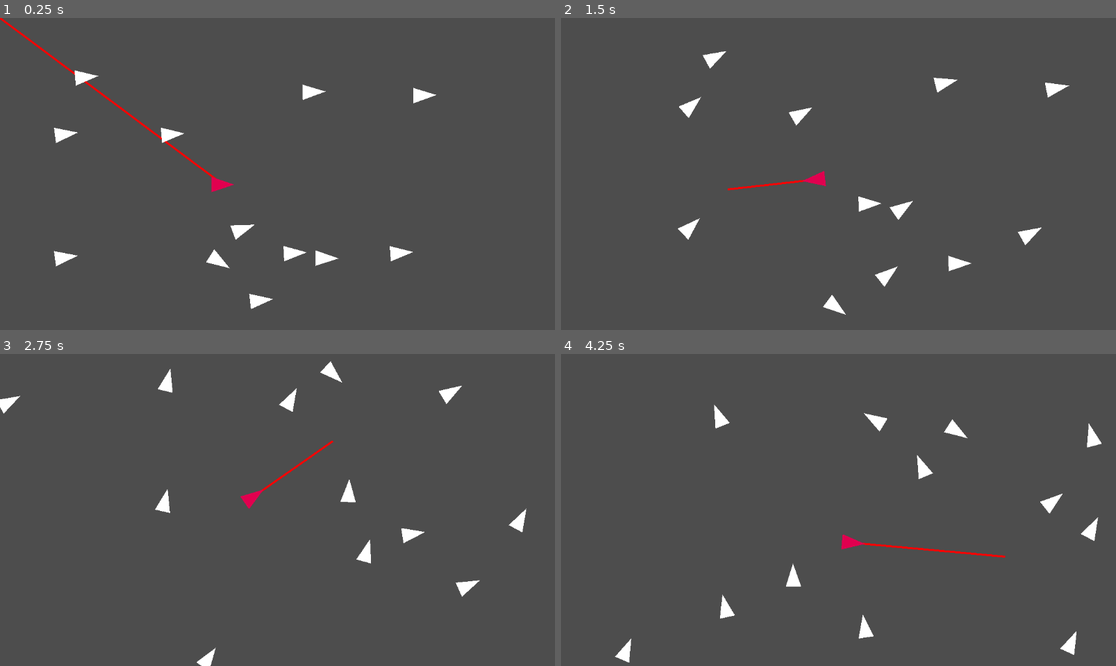
Above: before the commit, frames 1-4 (two rows, left to right).
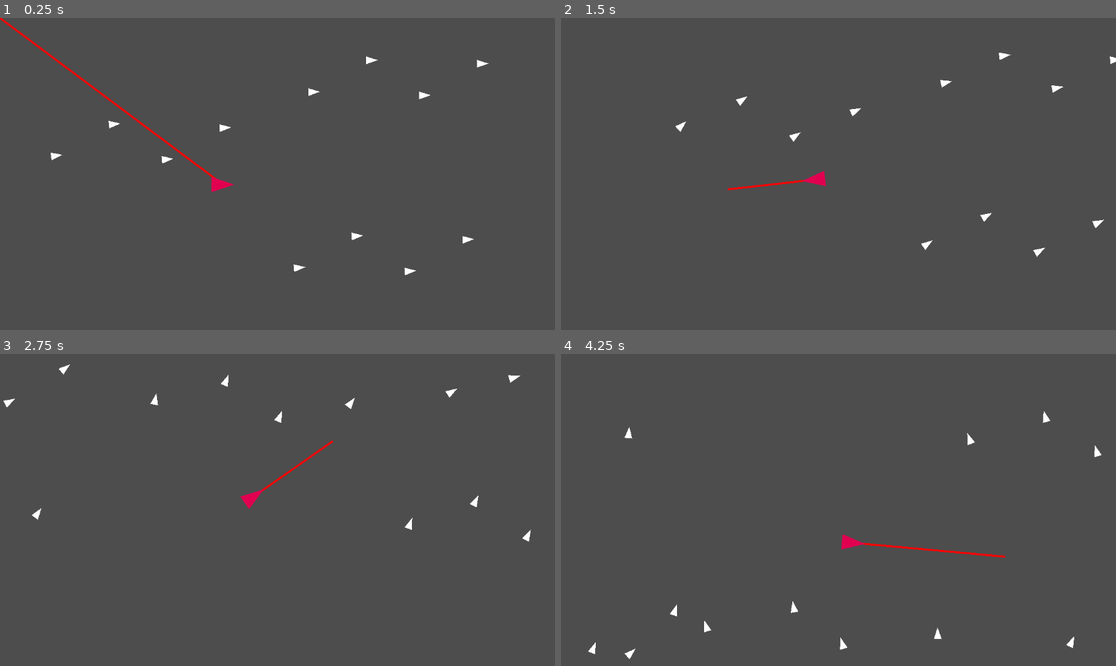
Above: after the commit, the same moments.

Repository: Izendi/boids_v3
Game: Godot game, scene res://scenes/main.tscn
Same seed, same stepped clock (60 frames per second), same inputs: the game is played once before the commit and once after it.
Inputs (mouse positions are in pixels of both pictures, inside the frame that each line leads up to):
- Up to frame 1 (0.25 s): no input
- Up to frame 2 (1.5 s): move the mouse to (960, 158) at 0.52 s; press the mouse at (960, 158) at 0.53 s; move the mouse to (727, 189) at 1.27 s; release the mouse at (727, 189) at 1.28 s; click (727, 189) at 1.35 s
- Up to frame 3 (2.75 s): move the mouse to (333, 441) at 2.02 s; press the mouse at (333, 441) at 2.03 s
- Up to frame 4 (4.25 s): move the mouse to (810, 572) at 2.77 s; release the mouse at (810, 572) at 2.78 s; click (810, 572) at 2.85 s; move the mouse to (1005, 556) at 3.52 s; press the mouse at (1005, 556) at 3.53 s

The runs differ from the first frame. In frame 1, 1.6% of the frame differs, in the area x 9-89%, y 12-94%; in frame 2, 1.6%; in frame 3, 1.5%; in frame 4, 1.6%, in the area x 4-98%, y 16-99%.

Commit message:
minor improvements and setting up for a UI that controls the global elements through main

Diff:
--- a/project.godot
+++ b/project.godot
@@ -14,6 +14,10 @@
 run/main_scene="res://scenes/main.tscn"
 config/features=PackedStringArray("4.4", "GL Compatibility")
 config/icon="res://icon.svg"
+
+[autoload]
+
+GLOBAL="*res://scripts/GLOBAL.gd"
 
 [global_group]
 
--- a/scenes/character_body_2d_regular_boid.gd
+++ b/scenes/character_body_2d_regular_boid.gd
@@ -5,7 +5,8 @@
 
 var neighbor_boids: Array[Node2D] = []
 
-@onready var area2D_influence_radius = $Area2D
+@onready var area2D_influence_shape = $Area2D
+@onready var area2D_influence_radius = $Area2D/CollisionShape2D
 @onready var no_boids: int = 0
 @onready var old_no_boids: int = 0
 
@@ -21,7 +22,7 @@
 		wrapf(pos.y, rect.position.y, rect.position.y + rect.size.y)
 	)
 
-func calcSteeringVector() -> Vector2:
+func calcSteeringVector(separation_weight_val: float, alignment_weight_val: float, cohesion_weight_val: float) -> Vector2:
 	var steeringVec: Vector2 = Vector2(0.0, 0.0)
 
 	# 1 - SEPARATION
@@ -73,7 +74,7 @@
 
 	var cohesion_vector = (neighbors_center_of_mass - self.global_position).normalized()
 
-	steeringVec = separation_force_vec * separation_weight + alignment_vec * alignment_weight + cohesion_vector * cohesion_weight
+	steeringVec = separation_force_vec * separation_weight_val + alignment_vec * alignment_weight_val + cohesion_vector * cohesion_weight_val
 
 	return steeringVec
 
@@ -81,8 +82,8 @@
 	velocity = Vector2(60.0, 0.0)
 
 func _physics_process(delta):
-
-	neighbor_boids = area2D_influence_radius.get_overlapping_bodies()
+	area2D_influence_radius.shape.radius = GLOBAL.BOID_INFLUENCE_RADIUS
+	neighbor_boids = area2D_influence_shape.get_overlapping_bodies()
 
 	old_no_boids = no_boids
 	no_boids = 0
@@ -100,9 +101,9 @@
 	#velocity = velocity + Vector2(0, 9.8) * delta #move and slide with multiply this by the delta for me.
 	#velocity = velocity.limit_length(120)
 
-	var steeringVector: Vector2 = calcSteeringVector()
+	var steeringVector: Vector2 = calcSteeringVector(GLOBAL.SEPARATION_WEIGHT, GLOBAL.ALIGNMENT_WEIGHT, GLOBAL.COHESION_WEIGHT)
 	velocity = velocity + steeringVector
-	velocity = (velocity.normalized()) * SPEED
+	velocity = (velocity.normalized()) * GLOBAL.BOID_SPEED
 
 	rotation = velocity.angle()
 	#velocity = Vector2(50.0, 50.0)
--- a/scenes/character_body_2d_regular_boid.tscn
+++ b/scenes/character_body_2d_regular_boid.tscn
@@ -6,21 +6,21 @@
 size = Vector2(96, 64)
 
 [sub_resource type="CircleShape2D" id="CircleShape2D_5mqg2"]
+radius = 60.0
 
 [node name="CharacterBody2D_regular_boid" type="CharacterBody2D" groups=["Boid"]]
 script = ExtResource("1_5mqg2")
 
 [node name="Polygon2D" type="Polygon2D" parent="."]
-scale = Vector2(0.5, 0.5)
+scale = Vector2(0.25, 0.25)
 polygon = PackedVector2Array(-48, -32, -48, 32, 48, -9.53674e-07)
 uv = PackedVector2Array(-112, -48, -152, 48, -72, 48)
 
 [node name="CollisionShape2D" type="CollisionShape2D" parent="."]
-scale = Vector2(0.5, 0.5)
+scale = Vector2(0.25, 0.25)
 shape = SubResource("RectangleShape2D_jkpgg")
 
 [node name="Area2D" type="Area2D" parent="."]
 
 [node name="CollisionShape2D" type="CollisionShape2D" parent="Area2D"]
-scale = Vector2(6, 6)
 shape = SubResource("CircleShape2D_5mqg2")
--- a/scenes/main.gd
+++ b/scenes/main.gd
@@ -5,7 +5,6 @@
 
 @onready var masterBoid_to_mouse_vec = Vector2.ZERO
 
-@export var SPEED: float = 120
 
 func _ready():
 	pass
@@ -28,7 +27,7 @@
 
 		queue_redraw()
 
-	m_masterBoid.velocity = masterBoid_to_mouse_vec.normalized() * SPEED
+	m_masterBoid.velocity = masterBoid_to_mouse_vec.normalized() * GLOBAL.BOID_SPEED
 	m_masterBoid.move_and_slide()
 
 #remember that draw converts coordinates from local space to global space, so if you pass in global space coordinates you will get weird results
--- a/scenes/main.tscn
+++ b/scenes/main.tscn
@@ -18,40 +18,31 @@
 position = Vector2(622, 154)
 
 [node name="CharacterBody2D_regular_boid_3" parent="." instance=ExtResource("3_sugp2")]
-position = Vector2(150, 124)
+position = Vector2(318, 295)
 
 [node name="CharacterBody2D_regular_boid_4" parent="." instance=ExtResource("3_sugp2")]
-position = Vector2(329, 499)
+position = Vector2(88, 288)
 
 [node name="CharacterBody2D_regular_boid_5" parent="." instance=ExtResource("3_sugp2")]
-position = Vector2(477, 444)
+position = Vector2(822, 527)
 
 [node name="CharacterBody2D_regular_boid_6" parent="." instance=ExtResource("3_sugp2")]
-position = Vector2(649, 499)
+position = Vector2(592, 520)
 
 [node name="CharacterBody2D_regular_boid_7" parent="." instance=ExtResource("3_sugp2")]
-position = Vector2(804, 489)
+position = Vector2(972, 95)
 
 [node name="CharacterBody2D_regular_boid_8" parent="." instance=ExtResource("3_sugp2")]
-position = Vector2(329, 499)
+position = Vector2(742, 88)
 
 [node name="CharacterBody2D_regular_boid_9" parent="." instance=ExtResource("3_sugp2")]
-position = Vector2(329, 243)
+position = Vector2(438, 229)
 
 [node name="CharacterBody2D_regular_boid_10" parent="." instance=ExtResource("3_sugp2")]
-position = Vector2(513, 588)
+position = Vector2(208, 222)
 
 [node name="CharacterBody2D_regular_boid_11" parent="." instance=ExtResource("3_sugp2")]
-position = Vector2(428, 499)
+position = Vector2(942, 461)
 
 [node name="CharacterBody2D_regular_boid_12" parent="." instance=ExtResource("3_sugp2")]
-position = Vector2(583, 489)
-
-[node name="CharacterBody2D_regular_boid_13" parent="." instance=ExtResource("3_sugp2")]
-position = Vector2(108, 499)
-
-[node name="CharacterBody2D_regular_boid_14" parent="." instance=ExtResource("3_sugp2")]
-position = Vector2(108, 243)
-
-[node name="CharacterBody2D_regular_boid_15" parent="." instance=ExtResource("3_sugp2")]
-position = Vector2(292, 588)
+position = Vector2(712, 454)
--- /dev/null
+++ b/scripts/GLOBAL.gd
@@ -0,0 +1,11 @@
+extends Node
+
+@export var BOID_SPEED: float = 120
+
+@export var ALIGNMENT_WEIGHT: float = 1.0
+@export var SEPARATION_WEIGHT: float = 1.5
+@export var COHESION_WEIGHT: float = 1.0
+
+@export var BOID_INFLUENCE_RADIUS: float = 60.0
+
+@export var BOID_IGNORE_BEHING_ANGLE: float = 15.0 #this is in degrees
Not shown, added: scripts/GLOBAL.gd.uid
